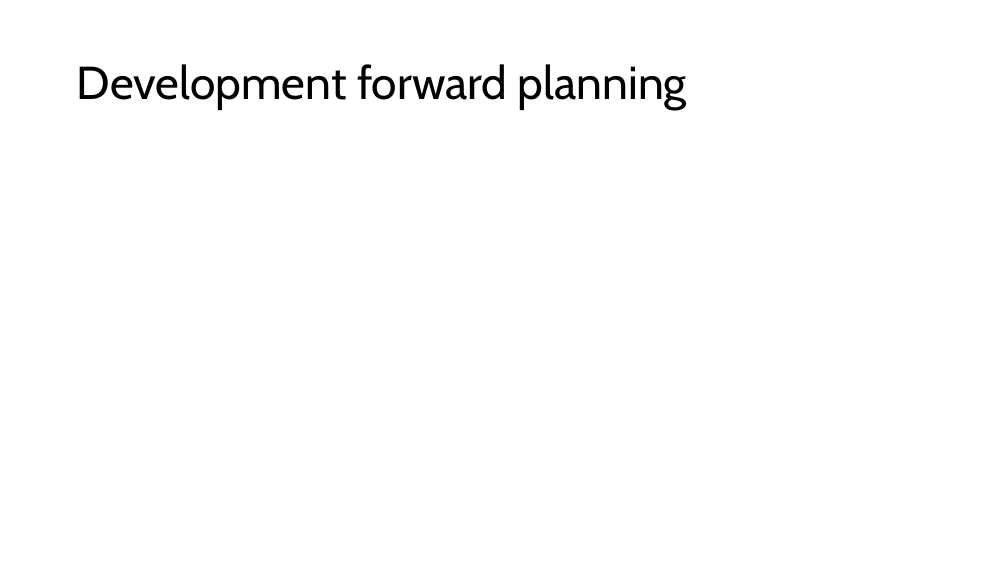
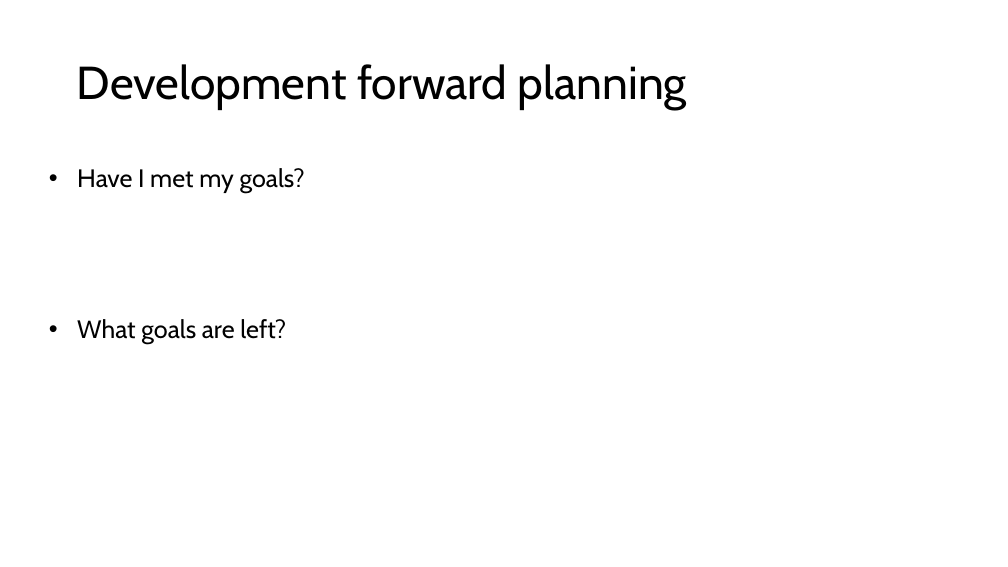
Before and after one commit to ANARKYproductions224/Sentence-Served, a slide deck: slide 8 of Sentence Served Folder/Progress Presentation.pptx (slide 7 before the commit). Drawn at 1008x567 pixels with LibreOffice and Linux fonts; fonts in the diff are those of the drawing. Boxes give left, top, right and bottom in pixels: in the first picture for what was removed or moved away, otherwise in the second. Text is boxed around its words. In the diff, an @@ line names an element or a change of style, - is before the commit and + after.

```diff
--- a/Sentence Served Folder/Progress Presentation.pptx
+++ b/Sentence Served Folder/Progress Presentation.pptx
@@ text added at <box>77,168,305,344</box>, 24 pt, text #000000 @@
+• Have I met my goals?
+• What goals are left?
```
Also in this commit, not shown: 3 other slides changed, 1 slide added, 1 other file.
